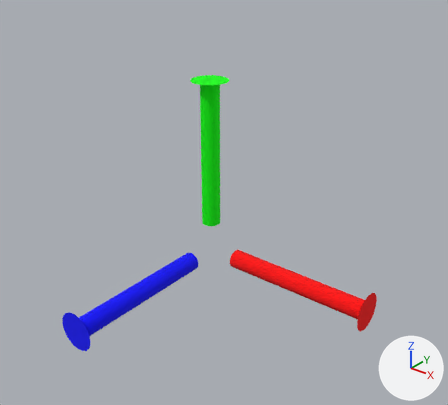
An edit to the OBJ model resources/gizmo.obj, drawn before and after from the same camera.
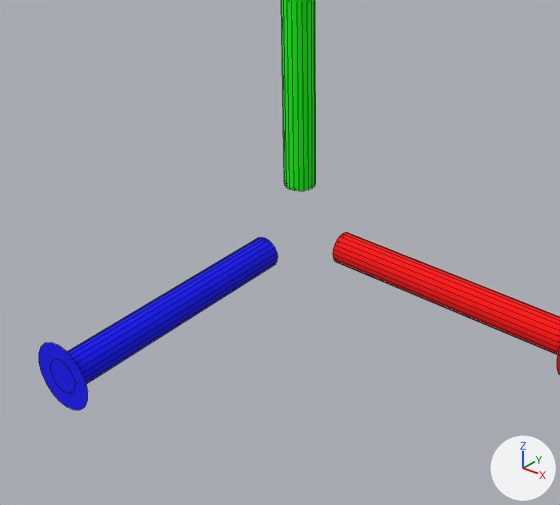
Old and new are each drawn whole from a 50 mm lens placed at (9.86, -11.75, 8.88), pointed at (0.64, -0.23, 1.74) and again close up on the part from 9% to 80% of the width and 29% to 100% of the height. Lighting does not change. The marker at lower right points along +X, +Y and +Z. The close-ups show mesh edges as thin lines. Where no turn or scale is listed for an object, it has been applied to the vertices. Vertices at the same position are counted once.

In view in the first close-up: 'gizmo'.
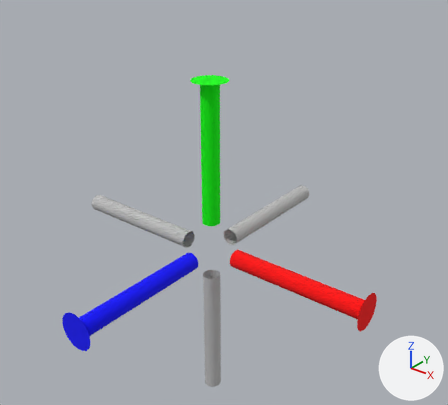
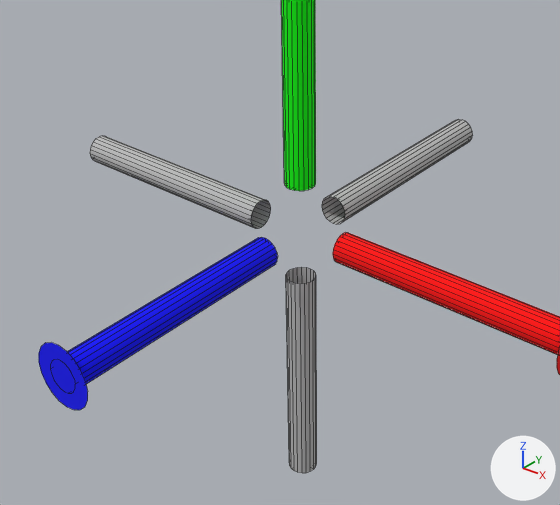
Commit message: updated gizmo model

Location of each change, (x1, y1, x2, y2) in pixels of the close-ups (560 x 505 px):
'gizmo', reshaped: before (39, 0, 560, 410); after (39, 0, 560, 473)
part 1 of me_gizmo, added: after (90, 136, 271, 228)
part 2 of me_gizmo, added: after (322, 119, 473, 224)
part 3 of me_gizmo, added: after (286, 267, 317, 473)

The change, as a diff of the scene's bpy script:
```diff
--- a/resources/gizmo.obj.py
+++ b/resources/gizmo.obj.py
@@ mat_lambert5sg @@
+mat_lambert5sg = principled_material('lambert5SG')
+mat_lambert5sg.base_color = (0.5, 0.5, 0.5)  # grey #bcbcbc
+mat_lambert5sg.roughness = 1.0
@@ me_gizmo @@
 me_gizmo.from_pydata(...)  # 186 vertices, 123 faces; spans x -0.5..6.36, y -6.36..0.5, z -0.5..6.36
 # used by ob_gizmo; location = (0.0, 0.0, 0.0)
+# me_gizmo part 1: the loose piece of 41 vertices spanning x 0.86..4.86, y -0.25..0.25, z -0.25..0.25 is copied, and the copy is turned 90 degrees about the x axis through its middle, then moved by (-5.71, 0.0, 0.0), in mat_lambert5sg (grey #bcbcbc); it spans x -4.86..-0.86, y -0.25..0.25, z -0.25..0.25
+# me_gizmo part 2: the loose piece of 41 vertices spanning x -0.25..0.25, y -4.86..-0.86, z -0.25..0.25 is copied, and the copy is turned -90 degrees about the y axis through its middle, then moved by (0.0, 5.71, 0.0), in mat_lambert5sg (grey #bcbcbc); it spans x -0.25..0.25, y 0.86..4.86, z -0.25..0.25
+# me_gizmo part 3: the loose piece of 41 vertices spanning x -0.25..0.25, y -0.25..0.25, z 0.86..4.86 is copied, and the copy is turned -90 degrees about the z axis through its middle, then moved by (0.0, 0.0, -5.71), in mat_lambert5sg (grey #bcbcbc); it spans x -0.25..0.25, y -0.25..0.25, z -4.86..-0.86
 me_gizmo.materials.append(mat_lambert4sg)
@@ me_gizmo @@
 me_gizmo.materials.append(mat_lambert2sg)
+me_gizmo.materials.append(mat_lambert5sg)  # grey #bcbcbc
```
